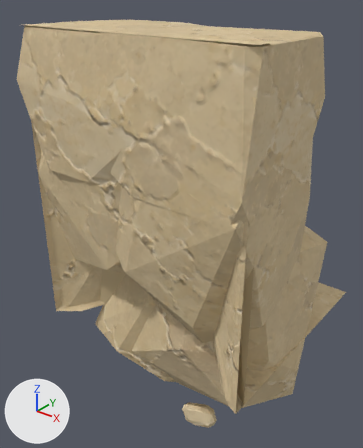
The glTF model assets/custom/models/ground_modules/ground_bottom_edge_10.glb as it was, and as the next commit left it.
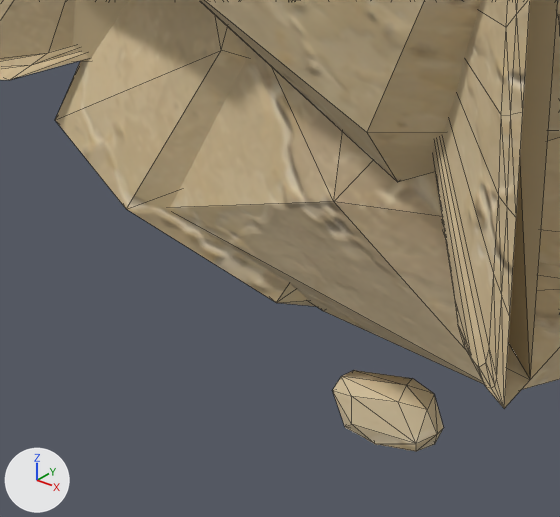
Each version is shown whole from a 50 mm camera at (1.676, -1.155, 1.056) aimed at (0.398, 0.443, 0.065), then close up on the part from 21% to 70% of the width and 64% to 100% of the height. Lighting does not change. The marker at lower left points along +X, +Y and +Z. The first two pictures are the older version. The close-ups show mesh edges as thin lines. Vertices at exactly the same position are counted once.

Objects in the first close-up: 'GroundBottomEdge10_Body'.
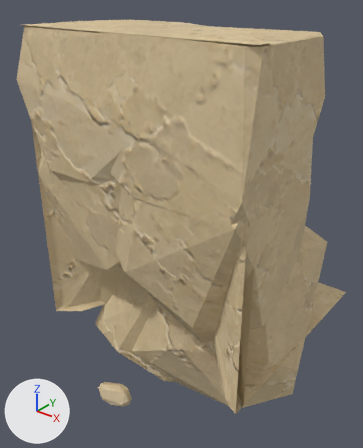
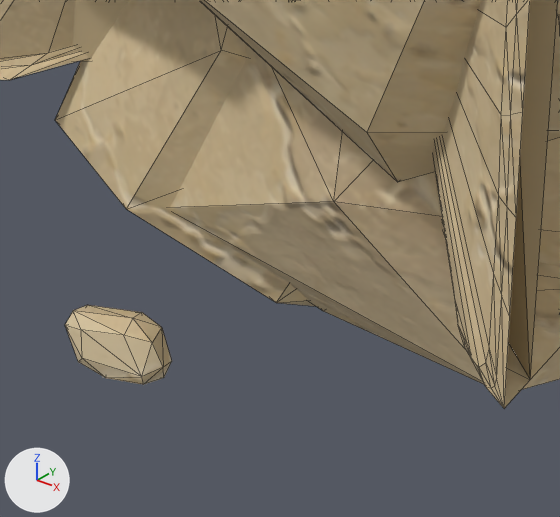
Location of each change, [x1, y1, x2, y2] in pixels of the close-ups (560 x 517 px; the box of a moved part takes in the faces that stretch with it):
'GroundBottomEdge10_Body', reshaped
    before: [0, 0, 560, 451]
    after: [0, 0, 560, 408]
part 1 of me_groundbottomedge10_bodyshouldermesh, moved or reshaped
    before: [333, 370, 444, 451]
    after: [65, 305, 172, 385]

What the commit changed:
me_groundbottomedge10_bodyshouldermesh is used by ob_groundbottomedge10_body; location (0.0, 0.0, 0.0).
me_groundbottomedge10_bodyshouldermesh had 539 vertices, 964 faces and spanned x 0.0..1.0, y -0.04..1.0, z -0.92..0.91.
me_groundbottomedge10_bodyshouldermesh now has 539 vertices, 964 faces and spans x 0.0..1.0, y -0.04..1.0, z -0.83..0.91.
me_groundbottomedge10_bodyshouldermesh part 1: the loose piece of 24 vertices spanning x 0.53..0.7, y 0.28..0.36, z -0.92..-0.8 is moved by (-0.35, -0.22, 0.09).
